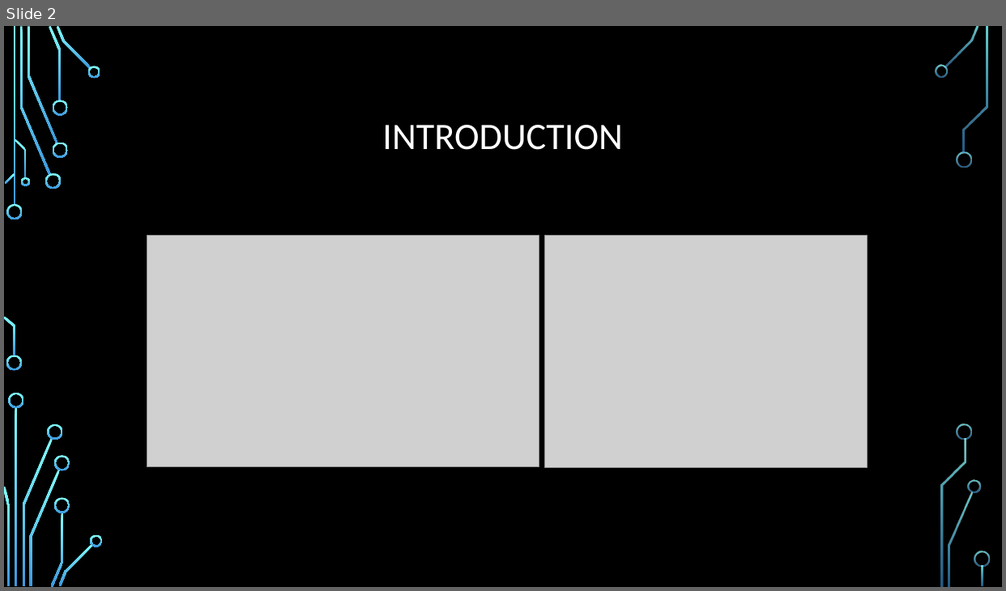
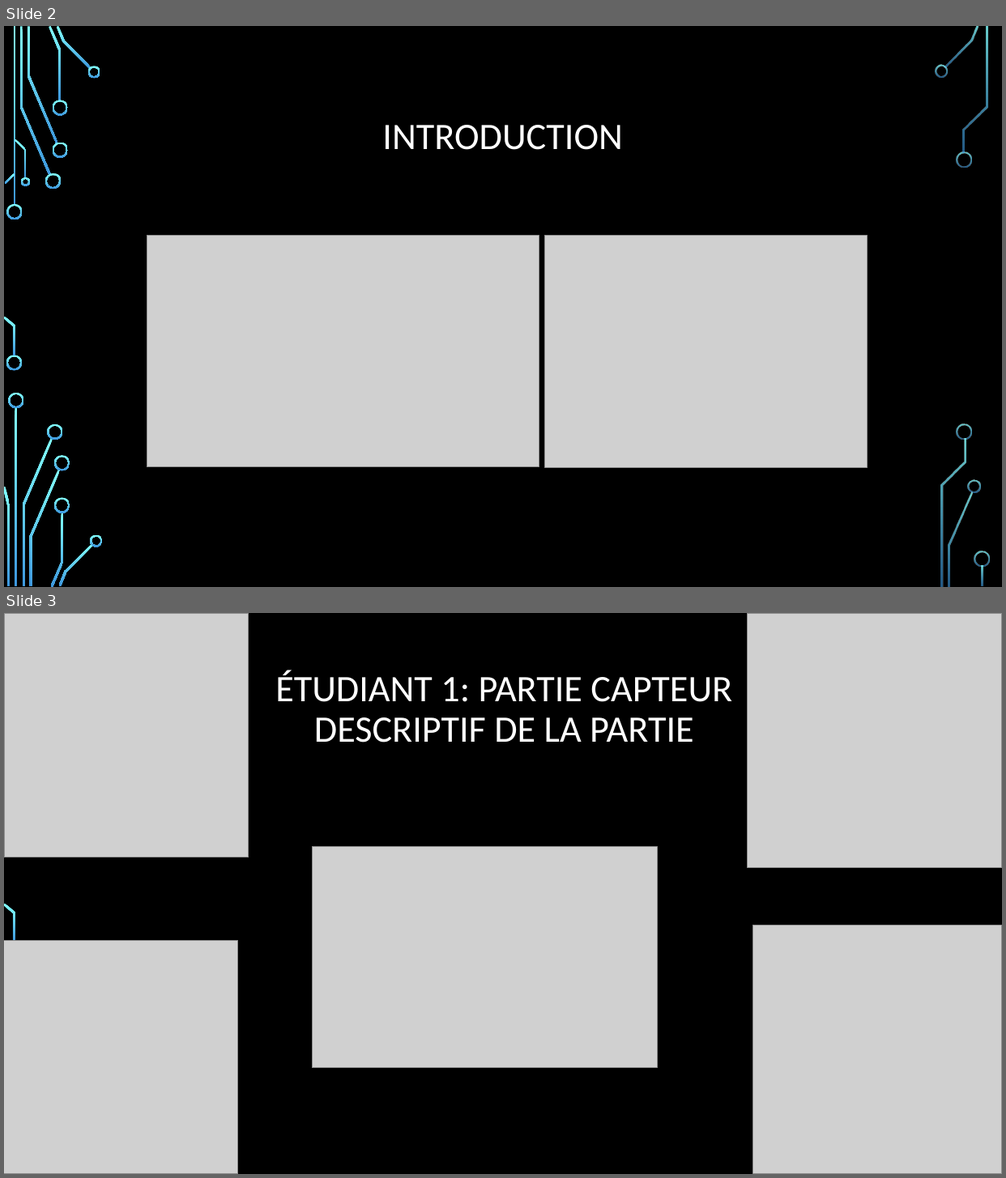
Before and after one commit to Delaune-Remi/Station_Meteo, a slide deck: Partie_Remi/Presentation_Partie_Remi.pptx. Shown one above the other, each under a label of ours: slide 2 before the commit, slides 2 and 3 after it. The pictures are 1006x591 and 1006x1178 pixels, drawn with LibreOffice and Linux fonts; fonts in the diff are those of the drawing; grey boxes stand for pictures; background and template pictures are left out. Boxes give left, top, right and bottom in pixels: in the first picture for what was removed or moved away, otherwise in the second. Text is boxed around its words. In the diff, an @@ line names an element or a change of style, - is before the commit and + after.

```diff
--- a/Partie_Remi/Presentation_Partie_Remi.pptx
+++ b/Partie_Remi/Presentation_Partie_Remi.pptx
@@ slide 3 added at <box>4,613,1002,1174</box>, background picture (left out); not listed: 17 template elements that a slide beside it also shows @@
@@ picture added at <box>4,613,249,858</box> @@
@@ picture added at <box>748,613,1002,867</box> @@
@@ title added at <box>275,670,732,743</box>, 36 pt, text #FFFFFF @@
+ÉTUDIANT 1: PARTIE CAPTEUR
+DESCRIPTIF DE LA PARTIE
@@ picture added at <box>312,846,657,1068</box> @@
@@ picture added at <box>753,926,1002,1174</box> @@
@@ picture added at <box>4,941,237,1174</box> @@
```
Also in this commit, not shown: 1 slide changed, 8 other slides added, 7 slides removed, 3 other files.
